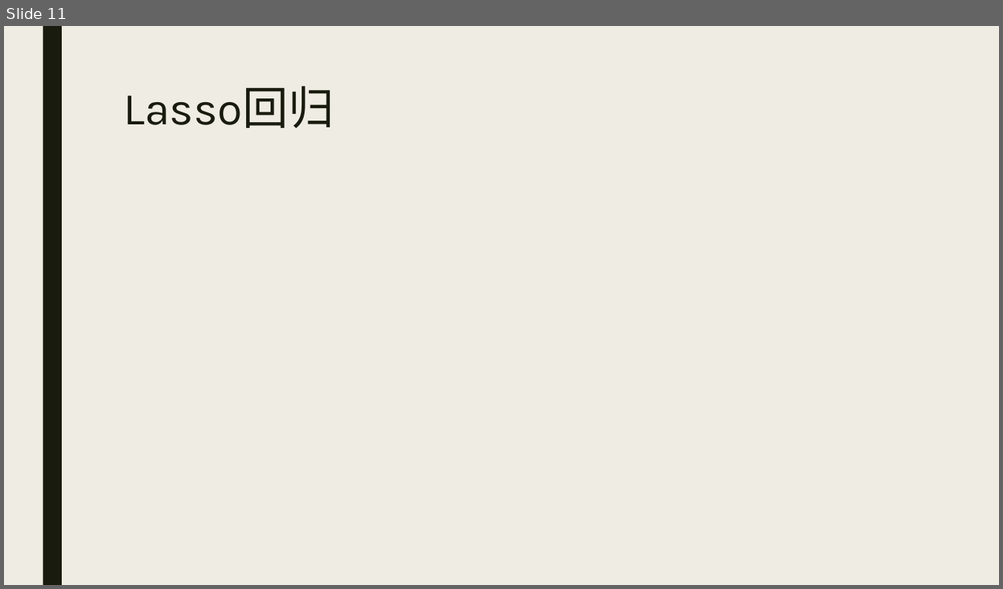
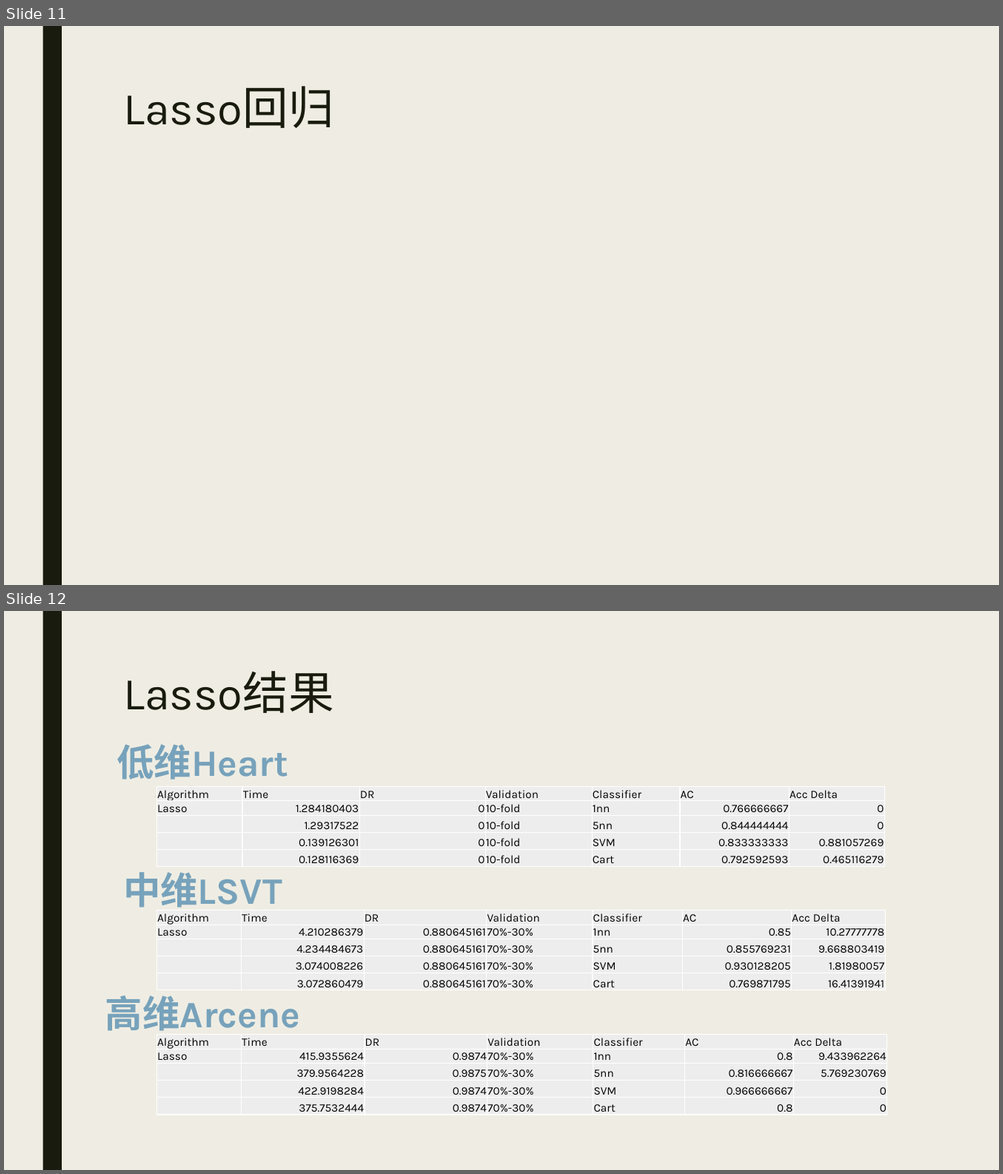
Before and after one commit to WNJXYK/JLU_FeatureSelection, a slide deck: Doc/Pre.pptx. Shown one above the other, each under a label of ours: slide 11 before the commit, slides 11 and 12 after it. The pictures are 1003x589 and 1003x1174 pixels, drawn with LibreOffice and Linux fonts; fonts in the diff are those of the drawing; grey boxes stand for pictures. Boxes give left, top, right and bottom in pixels: in the first picture for what was removed or moved away, otherwise in the second. Text is boxed around its words. In the diff, an @@ line names an element or a change of style, - is before the commit and + after.

```diff
--- a/Doc/Pre.pptx
+++ b/Doc/Pre.pptx
@@ slide 12 added at <box>4,611,999,1170</box>, background #EFEDE3; not listed: 1 template element that a slide beside it also shows @@
@@ title added at <box>123,671,333,713</box>, 44 pt, text #191B0E @@
+Lasso结果
@@ text added at <box>116,744,288,780</box>, 36 pt, text #77A2BB, bold @@
+低维Heart
@@ table added at <box>157,786,885,991</box>, 5 rows, 7 columns @@
+Algorithm | Time | DR | Validation | Classifier | AC | Acc Delta
+Lasso | 1.284180403 | 0 | 10-fold | 1nn | 0.766666667 | 0
+ | 1.29317522 | 0 | 10-fold | 5nn | 0.844444444 | 0
+ | 0.139126301 | 0 | 10-fold | SVM | 0.833333333 | 0.881057269
+ | 0.128116369 | 0 | 10-fold | Cart | 0.792592593 | 0.465116279
@@ text added at <box>123,872,282,908</box>, 36 pt, text #77A2BB, bold @@
+中维LSVT
@@ table added at <box>157,910,884,1115</box>, 5 rows, 7 columns @@
+Algorithm | Time | DR | Validation | Classifier | AC | Acc Delta
+Lasso | 4.210286379 | 0.880645161 | 70%-30% | 1nn | 0.85 | 10.27777778
+ | 4.234484673 | 0.880645161 | 70%-30% | 5nn | 0.855769231 | 9.668803419
+ | 3.074008226 | 0.880645161 | 70%-30% | SVM | 0.930128205 | 1.81980057
+ | 3.072860479 | 0.880645161 | 70%-30% | Cart | 0.769871795 | 16.41391941
@@ text added at <box>105,996,301,1031</box>, 36 pt, text #77A2BB, bold @@
+高维Arcene
@@ table added at <box>157,1035,886,1115</box>, 5 rows, 7 columns @@
+Algorithm | Time | DR | Validation | Classifier | AC | Acc Delta
+Lasso | 415.9355624 | 0.9874 | 70%-30% | 1nn | 0.8 | 9.433962264
+ | 379.9564228 | 0.9875 | 70%-30% | 5nn | 0.816666667 | 5.769230769
+ | 422.9198284 | 0.9874 | 70%-30% | SVM | 0.966666667 | 0
+ | 375.7532444 | 0.9874 | 70%-30% | Cart | 0.8 | 0
```
Also in this commit, not shown: 2 other slides added, 1 slide removed, 2 other files.
